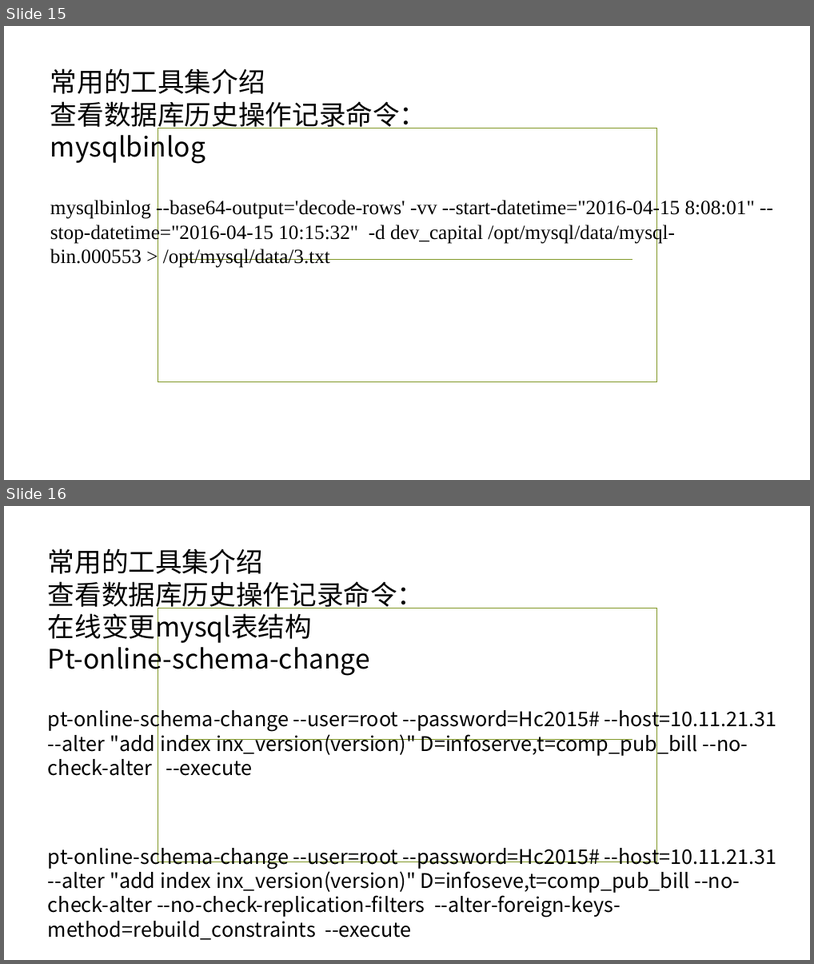
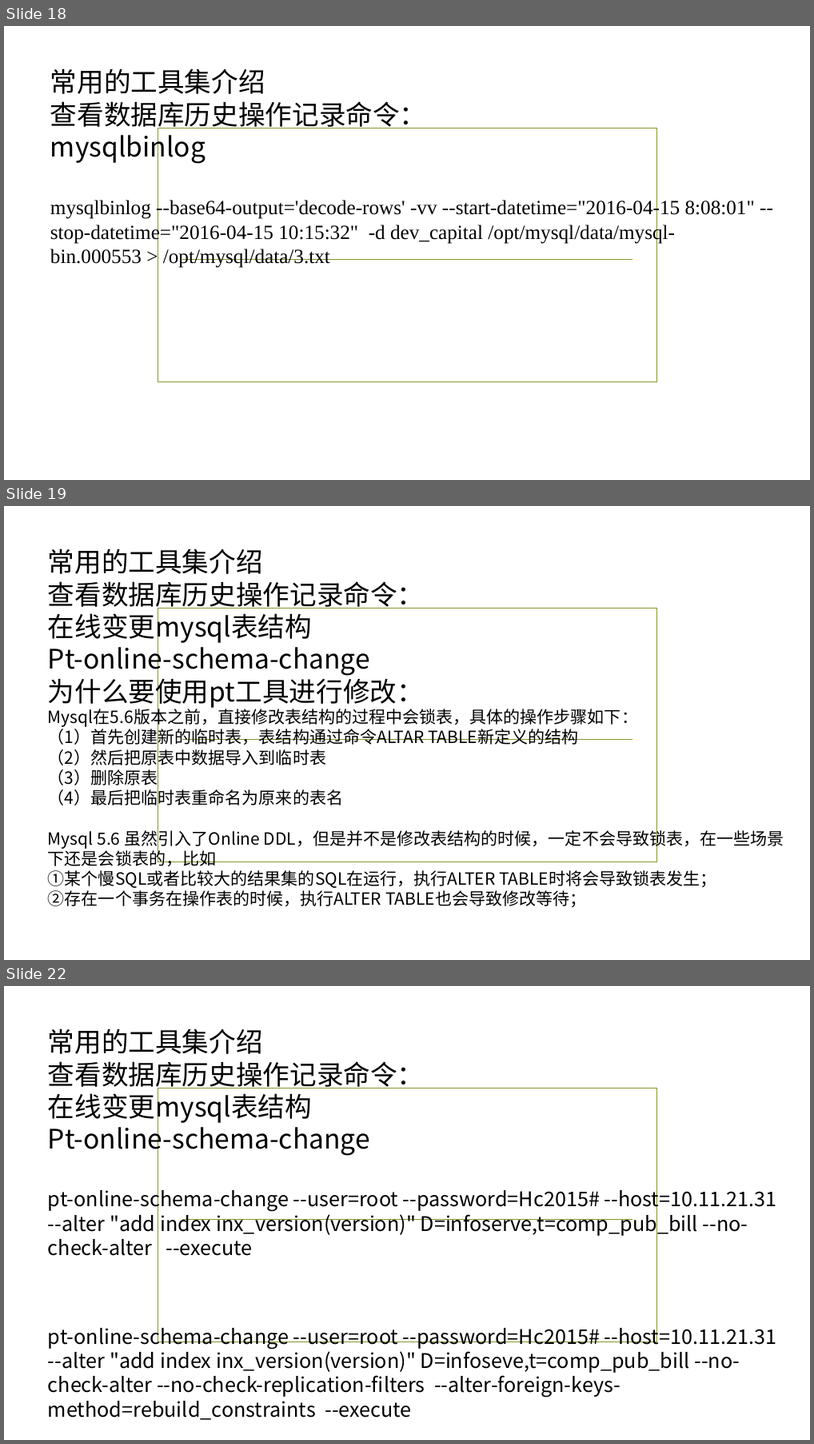
Before and after one commit to ronghuaihai/sharefiles, a slide deck: 数据库演示.pptx. Shown one above the other, each under a label of ours: slides 15 and 16 before the commit, slides 18, 19 and 22 after it; the slides between them are not shown. The pictures are 814x964 and 814x1444 pixels, drawn with LibreOffice and Linux fonts; fonts in the diff are those of the drawing; background and template pictures are left out. Boxes give left, top, right and bottom in pixels: in the first picture for what was removed or moved away, otherwise in the second. Text is boxed around its words. In the diff, an @@ line names an element or a change of style, - is before the commit and + after.

```diff
--- a/数据库演示.pptx
+++ b/数据库演示.pptx
@@ slide 19 added at [4, 506, 810, 960], background picture (left out); not listed: 2 template elements that a slide beside it also shows @@
@@ text added at [48, 548, 784, 907], 20 pt, text #000000 @@
+常用的工具集介绍
+查看数据库历史操作记录命令：
+在线变更mysql表结构
+Pt-online-schema-change
+为什么要使用pt工具进行修改：
+Mysql在5.6版本之前，直接修改表结构的过程中会锁表，具体的操作步骤如下：
+（1）首先创建新的临时表，表结构通过命令ALTAR TABLE新定义的结构
+（2）然后把原表中数据导入到临时表
+（3）删除原表
+（4）最后把临时表重命名为原来的表名
+Mysql 5.6 虽然引入了Online DDL，但是并不是修改表结构的时候，一定不会导致锁表，在一些场景下还是会锁表的，比如
+①某个慢SQL或者比较大的结果集的SQL在运行，执行ALTER TABLE时将会导致锁表发生；
+②存在一个事务在操作表的时候，执行ALTER TABLE也会导致修改等待；
@@ what was slide 15 is now slide 18 @@
@@ what was slide 16 is now slide 22 @@
```
Also in this commit, not shown: 1 slide changed, 7 other slides added, 2 other files.
